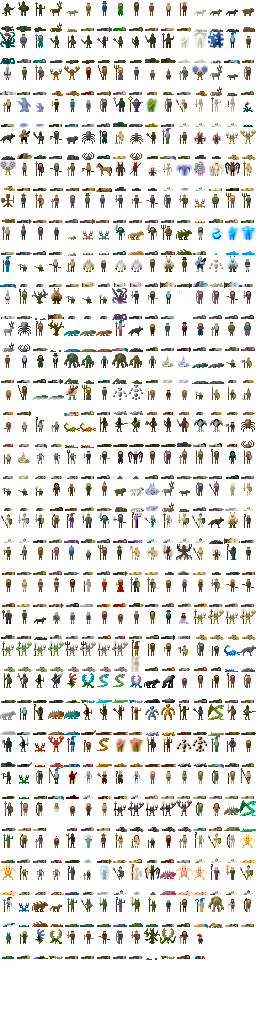
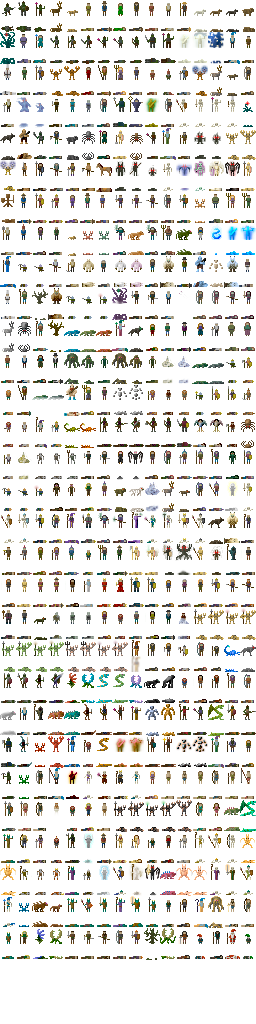
Before/after of a w=256, h=1024 layered artwork. What changed in the layer stack:
painted on "Background" over <box>210,929,253,959</box>
